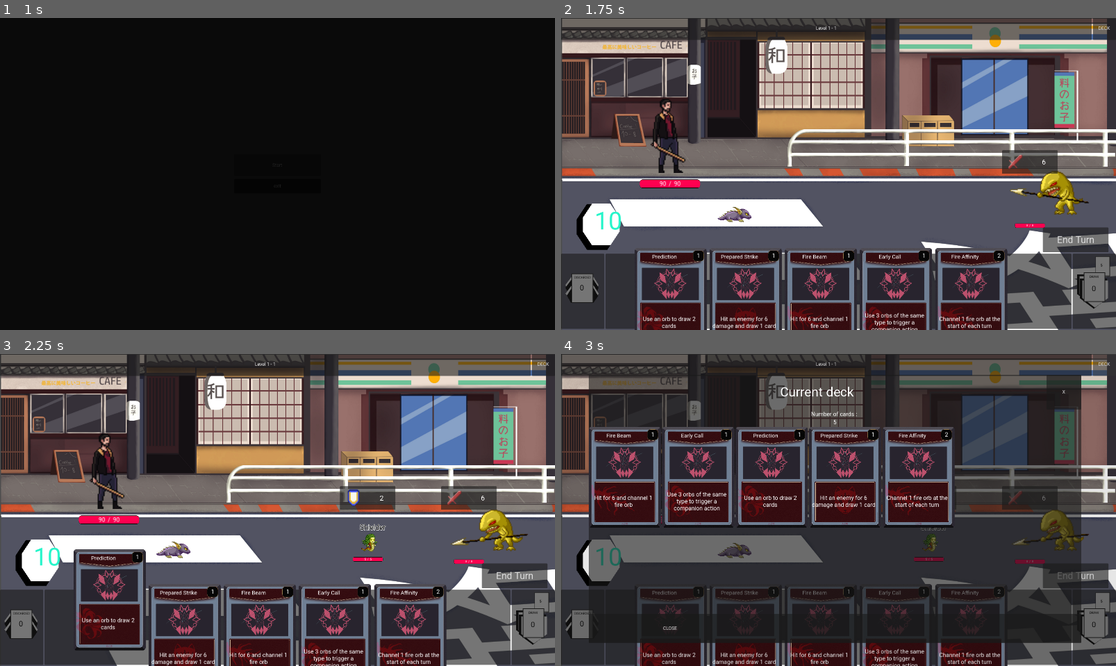
Above: before the commit, frames 1-4 (two rows, left to right).
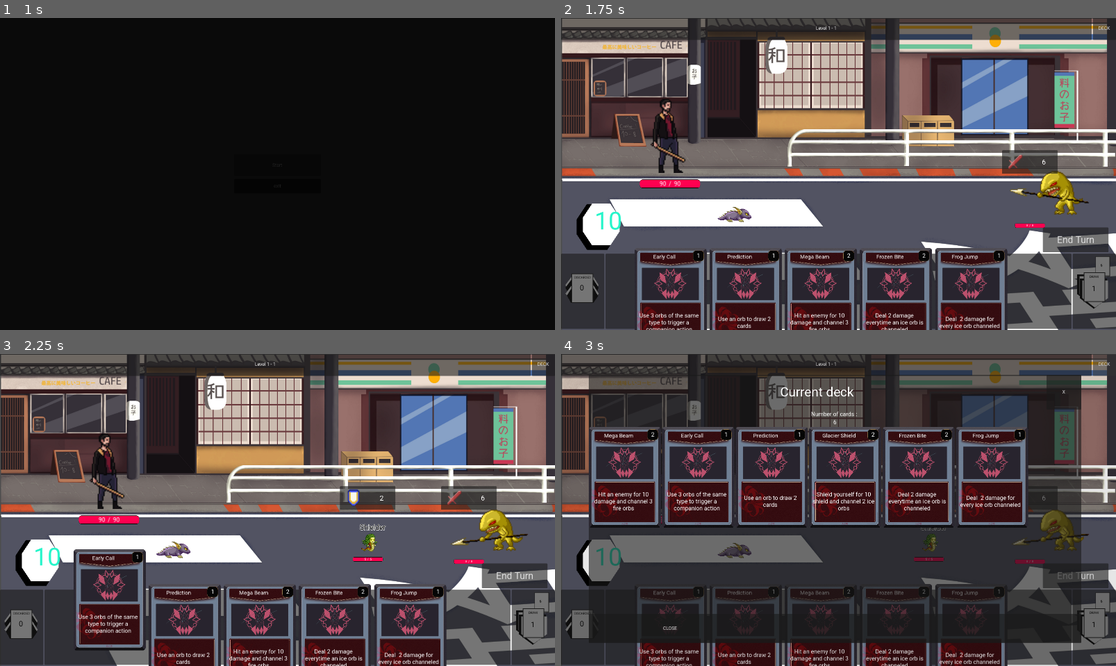
Above: after the commit, the same moments.

Repository: Leosten/card-game
Game: Godot game, scene res://main.tscn
The game is run twice, just before and just after one commit, with the same random seed, the same clock (stepped at 60 frames per second) and the same inputs.
Inputs (mouse positions are in pixels of both pictures, inside the frame that each line leads up to):
- Up to frame 1 (1 s): click "Start" at 0.5 s
- Up to frame 2 (1.75 s): click "End Turn" at 1.25 s
- Up to frame 3 (2.25 s): click (111, 634) at 2.02 s
- Up to frame 4 (3 s): click "DECK" at 2.75 s

Frame 1 is identical in both runs. In frame 2, 1.8% of the frame differs, in the area x 14-98%, y 75-100%; in frame 3, 1.9%; in frame 4, 6.7%, in the area x 5-98%, y 21-100%.

Commit message:
new cards, frozen bite status, fixes, fight cleanup, functional state

Diff:
--- a/Manager/action_manager.gd
+++ b/Manager/action_manager.gd
@@ -43,10 +43,11 @@
 
 		for target in enemies:
 			card_apply_damage_action(battle_state, card, action, target)
+			card.use_special(battle_state, enemy)
 			target.stats_changed.emit()
 			# TODO: enemy dies and action continues ...
 	check_for_everyone_death(battle_state)
-	card.special_effect(battle_state)
+	card.use_special(battle_state)
 	battle_state.player_stats.stats_changed.emit()
 	cost_card_mana(battle_state, card.cost)
 	send_card_used_signal(card)
@@ -92,7 +93,7 @@
 		battle_state.player_stats.companion_stats.reset_channel_orbs(card)
 	if action == CardUtils.action_type.CHANNEL_SPECIAL:
 		battle_state.player_stats.companion_stats.channel_special(card, battle_state)
-
+		#card.use_special(battle_state, null)
 func apply_enemy_action(battle_state: BattleState, action : MonsterAction, enemy : Targetable):
 	enemy.acting.emit(action.type)
 	if action.type == MonsterUtils.action_types.DAMAGE:
--- a/Manager/battle_state.gd
+++ b/Manager/battle_state.gd
@@ -13,3 +13,6 @@
 func replenish_player_mana():
 	CharacterUtils.replenish_mana(player_stats)
 	player_stats.current_mana_changed.emit()
+
+func cleanup_fight():
+	player_stats.cleanup_fight()
--- a/Manager/character_manager.gd
+++ b/Manager/character_manager.gd
@@ -35,7 +35,7 @@
 			print("Character number 0 starting deck")
 			#return ["beam","beam","beam","beam", "defend","defend","defend", "defend","wind_chill","wind_chill","lightning","lightning"]
 			#return ["beam",  "defend", "wind_chill", "lightning", "heal", "fire_beam", "early_call", "prediction", "protect_me", "careful_hit"]
-			return ["fire_beam", "early_call", "prediction", "prepared_strike", "fire_affinity"]
+			return ["mega_beam", "early_call", "prediction", "glacier_shield", "frozen_bite", "frog_jump"]
 			#return ["fire_beam", "early_call", "wind_chill", "protect_me", "careful_hit","lightning"]
 func _get_starting_stats(char_id):
 	match char_id:
--- a/Manager/stage_manager.gd
+++ b/Manager/stage_manager.gd
@@ -27,6 +27,16 @@
 		4:
 			return [level_type.COMMON, level_type.TREASURE, level_type.SPECIAL]
 		5:
+			return [level_type.MINIBOSS]
+		6:
+			return [level_type.SHOP]
+		7:
+			return [level_type.COMMON, level_type.TREASURE]
+		8:
+			return [level_type.COMMON, level_type.MINIBOSS, level_type.TREASURE]
+		9:
+			return [level_type.COMMON, level_type.TREASURE, level_type.SPECIAL]
+		10:
 			return [level_type.BOSS]
 
 func get_stage_possible_monsters(stage) :
--- a/Manager/status_manager.gd
+++ b/Manager/status_manager.gd
@@ -35,6 +35,8 @@
 			return FireAffinityStatus.new(owner_entity, stacks)
 		StatusUtils.names.REGEN:
 			return null
+		StatusUtils.names.FROZEN_BITE:
+			return FrozenBiteStatus.new(owner_entity, stacks)
 		_:
 			push_warning("Unknown status ID: %s" % status_name)
 			return null
@@ -74,3 +76,6 @@
 
 func get_statuses() -> Dictionary:
 	return _statuses
+
+func cleanup_fight():
+	clear_all()
--- a/Manager/ui_manager.gd
+++ b/Manager/ui_manager.gd
@@ -45,6 +45,8 @@
 			return get_icon_by_name('protect')
 		StatusUtils.names.FIRE_AFFINITY:
 			return get_icon_by_name('up_buff')
+		StatusUtils.names.FROZEN_BITE:
+			return get_icon_by_name('up_buff')
 	return null
 
 func get_monster_action_icon(action_type : MonsterUtils.action_types):
--- a/Resources/Cards/0/defend.tres
+++ b/Resources/Cards/0/defend.tres
@@ -8,17 +8,13 @@
 character_deck = 1
 hand_position = null
 name = "Defend"
-damage = 8
 damage_modifier = null
 heal = null
-shield = 8
+shield = 9
 actions = null
-status_effects = null
-buffs = null
 description = "add {shield} shield"
 cost = 2
 allowed_targets = null
-drawable = false
 tier = 3
 type = 1
 metadata/_custom_type_script = "uid://cqcdxav3ke5ma"
--- /dev/null
+++ b/Resources/Cards/0/elemental_shield.gd
@@ -0,0 +1,12 @@
+extends CardData
+
+func _init():
+	actions = [CardUtils.action_type.CHANNEL_REMOVE, CardUtils.action_type.SHIELD]
+	allowed_targets = [CardUtils.targets.SELF, CardUtils.targets.ALLY]
+
+func channel_remove(orbs: Array[CardUtils.magic_type]):
+	orbs = CompanionUtils.remove_last_orb_channeled(orbs)
+	return orbs
+
+func conditions_check(battle_state : BattleState) -> bool:
+	return CompanionUtils.orbs_not_empty(battle_state.player_stats.companion_stats.channel_orbs)
--- /dev/null
+++ b/Resources/Cards/0/elemental_shield.tres
@@ -0,0 +1,14 @@
+[gd_resource type="Resource" format=3 uid="uid://cgs7wtxpc5j8x"]
+
+[ext_resource type="Script" uid="uid://oqtj3jsyq2v7" path="res://Resources/Cards/0/elemental_shield.gd" id="1_hsiit"]
+
+[resource]
+script = ExtResource("1_hsiit")
+name = "Elemental Shield"
+shield = 20
+description = "Use an orb to protect yourself for {shield} shield"
+cost = 2
+magic_type = 2
+tier = 1
+type = 3
+metadata/_custom_type_script = "uid://cqcdxav3ke5ma"
--- a/Resources/Cards/0/fire_beam.gd
+++ b/Resources/Cards/0/fire_beam.gd
@@ -6,4 +6,4 @@
 
 func channel_add() -> Array[CardUtils.magic_type]:
 	#return [CardUtils.magic_type.FIRE]
-	return [CardUtils.magic_type.FIRE,CardUtils.magic_type.FIRE,CardUtils.magic_type.FIRE]
+	return [CardUtils.magic_type.FIRE]
--- /dev/null
+++ b/Resources/Cards/0/frog_jump.gd
@@ -0,0 +1,16 @@
+extends CardData
+
+func _init():
+	#GameManager.battle_state.player_stats.companion_stats.channeled.connect(on_channeled)
+	actions = [CardUtils.action_type.CHANNEL_SPECIAL]
+	allowed_targets = [CardUtils.targets.ENEMY]
+
+func use_special(battle_state: BattleState, enemy : Targetable = null):
+	if enemy == null:
+		return
+	var companion_stats : ElementalCompanionStats = battle_state.player_stats.companion_stats
+	if companion_stats.ice_count <= 0:
+		return
+	var damage = companion_stats.ice_count * self.damage
+	var final_damage = DamageUtils.calculate_final_damage(damage, battle_state.player_stats, enemy)
+	DamageUtils.apply_damage(final_damage, enemy)
--- /dev/null
+++ b/Resources/Cards/0/frog_jump.tres
@@ -0,0 +1,24 @@
+[gd_resource type="Resource" format=3 uid="uid://cpxofy8csmetn"]
+
+[ext_resource type="Script" uid="uid://sh47yukp35o1" path="res://Resources/Cards/0/frog_jump.gd" id="1_x4q28"]
+
+[resource]
+script = ExtResource("1_x4q28")
+id = null
+character_deck = null
+hand_position = null
+name = "Frog Jump"
+damage = 2
+damage_modifier = null
+heal = null
+shield = null
+draw_value = null
+actions = null
+exhaust = null
+description = "Deal  {damage} damage for every ice orb channeled"
+cost = 1
+allowed_targets = null
+magic_type = 2
+tier = null
+type = 3
+metadata/_custom_type_script = "uid://cqcdxav3ke5ma"
--- /dev/null
+++ b/Resources/Cards/0/frozen_bite.gd
@@ -0,0 +1,7 @@
+extends CardData
+
+func _init():
+	#GameManager.battle_state.player_stats.companion_stats.channeled.connect(on_channeled)
+	actions = [CardUtils.action_type.BUFFS]
+	allowed_targets = [CardUtils.targets.SELF]
+	buffs = [CardStatus.new(StatusUtils.names.FROZEN_BITE, 1)]
--- /dev/null
+++ b/Resources/Cards/0/frozen_bite.tres
@@ -0,0 +1,23 @@
+[gd_resource type="Resource" format=3 uid="uid://b5efg1brgov0e"]
+
+[ext_resource type="Script" uid="uid://bwqx7dohtdbta" path="res://Resources/Cards/0/frozen_bite.gd" id="1_xw7hn"]
+
+[resource]
+script = ExtResource("1_xw7hn")
+id = null
+character_deck = null
+hand_position = null
+name = "Frozen Bite"
+damage = 2
+damage_modifier = null
+heal = null
+shield = null
+draw_value = null
+actions = null
+description = "Deal {damage} damage everytime an ice orb is channeled"
+cost = 2
+allowed_targets = null
+magic_type = 2
+tier = 2
+type = 3
+metadata/_custom_type_script = "uid://cqcdxav3ke5ma"
--- /dev/null
+++ b/Resources/Cards/0/ice_wall.gd
@@ -0,0 +1,8 @@
+extends CardData
+
+func _init():
+	actions = [CardUtils.action_type.SHIELD, CardUtils.action_type.CHANNEL_ADD ]
+	allowed_targets = [CardUtils.targets.SELF]
+
+func channel_add() -> Array[CardUtils.magic_type]:
+	return [CardUtils.magic_type.ICE, CardUtils.magic_type.ICE]
--- /dev/null
+++ b/Resources/Cards/0/ice_wall.tres
@@ -0,0 +1,7 @@
+[gd_resource type="Resource" format=3 uid="uid://fwbqnlk8861v"]
+
+[ext_resource type="Script" uid="uid://cfhaupnv8e8o" path="res://Resources/Cards/0/ice_wall.gd" id="1_hftb6"]
+
+[resource]
+script = ExtResource("1_hftb6")
+metadata/_custom_type_script = "uid://cqcdxav3ke5ma"
--- /dev/null
+++ b/Resources/Cards/0/mega_beam.gd
@@ -0,0 +1,8 @@
+extends CardData
+
+func _init():
+	actions = [CardUtils.action_type.DAMAGE, CardUtils.action_type.CHANNEL_ADD]
+	allowed_targets = [CardUtils.targets.ENEMY]
+
+func channel_add() -> Array[CardUtils.magic_type]:
+	return [CardUtils.magic_type.FIRE,CardUtils.magic_type.FIRE,CardUtils.magic_type.FIRE]
--- /dev/null
+++ b/Resources/Cards/0/mega_beam.tres
@@ -0,0 +1,14 @@
+[gd_resource type="Resource" format=3 uid="uid://cimnkf6gehkc5"]
+
+[ext_resource type="Script" uid="uid://cl0ebn6ewp31n" path="res://Resources/Cards/0/mega_beam.gd" id="1_ky6b6"]
+
+[resource]
+script = ExtResource("1_ky6b6")
+name = "Mega Beam"
+damage = 10
+description = "Hit an enemy for {damage} damage and channel 3 fire orbs"
+cost = 2
+magic_type = 0
+tier = 1
+type = 3
+metadata/_custom_type_script = "uid://cqcdxav3ke5ma"
--- /dev/null
+++ b/Resources/Cards/0/vicious_wind.gd
@@ -0,0 +1,13 @@
+extends CardData
+
+func _init():
+	actions = [CardUtils.action_type.CHANNEL_REMOVE, CardUtils.action_type.STATUS_EFFECTS, CardUtils.action_type.DAMAGE]
+	allowed_targets = [CardUtils.targets.SELF, CardUtils.targets.ALLY]
+	status_effects = [CardStatus.new(StatusUtils.names.STUN, 1)]
+
+func channel_remove(orbs: Array[CardUtils.magic_type]):
+	orbs = CompanionUtils.remove_last_orb_channeled(orbs)
+	return orbs
+
+func conditions_check(battle_state : BattleState) -> bool:
+	return CompanionUtils.orbs_not_empty(battle_state.player_stats.companion_stats.channel_orbs)
--- /dev/null
+++ b/Resources/Cards/0/vicious_wind.tres
@@ -0,0 +1,13 @@
+[gd_resource type="Resource" format=3 uid="uid://cc6gsxni3cxuo"]
+
+[ext_resource type="Script" uid="uid://dqhgbatq2t8g5" path="res://Resources/Cards/0/vicious_wind.gd" id="1_07i6t"]
+
+[resource]
+script = ExtResource("1_07i6t")
+name = "Vicious Wind"
+damage = 6
+description = "Use an orb to deal {damage} damage and channel 1 wind orb"
+magic_type = 1
+tier = 1
+type = 3
+metadata/_custom_type_script = "uid://cqcdxav3ke5ma"
--- /dev/null
+++ b/Resources/Cards/0/wind_blade.tres
@@ -0,0 +1,13 @@
+[gd_resource type="Resource" format=3 uid="uid://b0fdu5xtftwn7"]
+
+[ext_resource type="Script" uid="uid://dc3127qdc1h8v" path="res://Resources/Cards/0/wind_blade.gd" id="1_tgnvk"]
+
+[resource]
+script = ExtResource("1_tgnvk")
+id = 3
+character_deck = 1
+name = "Wind Blade"
+damage = 4
+description = "Apply 2 vulnerable and {damage} damage"
+cost = 3
+metadata/_custom_type_script = "uid://cqcdxav3ke5ma"
--- a/Resources/Cards/0/wind_chill.tres
+++ /dev/null
@@ -1,15 +0,0 @@
-[gd_resource type="Resource" format=3 uid="uid://b0fdu5xtftwn7"]
-
-[ext_resource type="Script" uid="uid://dc3127qdc1h8v" path="res://Resources/Cards/0/wind_chill.gd" id="1_4tg85"]
-[ext_resource type="Script" uid="uid://na2tmdwnj00n" path="res://Utils/card_status.gd" id="1_84d8o"]
-[ext_resource type="Script" uid="uid://dhn0xiicuugoi" path="res://Utils/status_effect.gd" id="3_2nco6"]
-
-[resource]
-script = ExtResource("1_4tg85")
-id = 3
-character_deck = 1
-name = "Wind Chill"
-damage = 4
-description = "Apply 2 vulnerable and {damage} damage"
-cost = 3
-metadata/_custom_type_script = "uid://cqcdxav3ke5ma"
--- a/Resources/Cards/card_data.gd
+++ b/Resources/Cards/card_data.gd
@@ -30,12 +30,12 @@
 
 func use(battle_state : BattleState, enemy):
 	pass
-func useSelf(battle_state : BattleState):
+func use_self(battle_state : BattleState):
 	pass
-func useAll(battle_state : BattleState):
+func use_all(battle_state : BattleState):
 	pass
-func special_effect(battle_state : BattleState):
-	pass
+func use_special(battle_state : BattleState, enemy : Targetable = null) -> void:
+	return
 func channel_add() -> Array[CardUtils.magic_type]:
 	return []
 func channel_remove(channel_orbs: Array[CardUtils.magic_type]) -> Array[CardUtils.magic_type]:
--- a/Resources/Characters/elemental_companion_stats.gd
+++ b/Resources/Characters/elemental_companion_stats.gd
@@ -8,8 +8,9 @@
 signal channel_high_trigger
 signal channel_removed(nb)
 signal channel_reset
-signal channel_special
+signal channel_special_used
 signal use_ceiling_not_reached
+signal ice_channeled
 
 @export var channel_orbs : Array[CardUtils.magic_type]= []
 @export var max_channel_orbs = 5
@@ -47,15 +48,19 @@
 
 func _add_count(orb_type : CardUtils.magic_type):
 	add_count(orb_type)
+
+	if (orb_type == CardUtils.magic_type.ICE):
+		ice_channeled.emit()
+
 	channeled.emit()
 
 func channel_remove(card : CardData):
 	channel_orbs = card.channel_remove(channel_orbs)
 	channel_removed.emit()
 
-func channel_special_effect(card : CardData, battle_state : BattleState):
-	channel_orbs = card.special_effect(battle_state)
-	channel_special.emit()
+func channel_special(card : CardData, battle_state : BattleState):
+	#channel_orbs = card.special_effect(battle_state)
+	channel_special_used.emit()
 
 func reset_channel_orbs():
 	channel_orbs.clear()
@@ -166,3 +171,8 @@
 		var status = CardStatus.new(StatusUtils.names.VULNERABLE, 2)
 		monster.status_manager.apply_status([status])
 		monster.statused.emit()
+
+func cleanup_fight():
+	channel_orbs.clear()
+	reset_count()
+	channel_reset.emit()
--- a/Resources/Characters/player_stats.gd
+++ b/Resources/Characters/player_stats.gd
@@ -6,6 +6,7 @@
 
 @export var current_mana : int = 5
 @export var max_mana : int = 5
+@export var initial_draw_value = 5
 @export var draw_value : int = 5
 @export var level_progression: int = 0
 @export var stage_progression: int = 0
@@ -15,3 +16,9 @@
 @export var items = []
 
 var companion_stats : CompanionStats
+
+func cleanup_fight():
+	status_manager.cleanup_fight()
+	current_mana = max_mana
+	draw_value = initial_draw_value
+	companion_stats.cleanup_fight()
--- /dev/null
+++ b/Resources/Statuses/frozen_bite_status.gd
@@ -0,0 +1,17 @@
+class_name FrozenBiteStatus
+extends Status
+
+var damage = 2
+
+func _init(target : Targetable, initial_stacks : int) -> void:
+	super(target, initial_stacks)
+	type = StatusUtils.names.FROZEN_BITE
+	GameManager.battle_state.player_stats.companion_stats.ice_channeled.connect(_on_ice_channeled)
+
+func _on_ice_channeled():
+	var monsters = GameManager.battle_state.level_monsters
+	for monster in monsters:
+		print("monster ", monster.name, " attacked")
+		var ice_damage = stacks * damage
+		var final_damage = DamageUtils.calculate_final_damage(ice_damage, GameManager.battle_state.player_stats, monster)
+		DamageUtils.apply_damage(final_damage, monster)
--- a/Utils/status_utils.gd
+++ b/Utils/status_utils.gd
@@ -10,7 +10,8 @@
 	VULNERABLE,
 	FIRE_AFFINITY,
 	ICE_AFFINITY,
-	WIND_AFFINITY
+	WIND_AFFINITY,
+	FROZEN_BITE
 }
 
 static func apply_strength_modifier(damage, stacks):
--- a/View/Cards/card_hud.gd
+++ b/View/Cards/card_hud.gd
@@ -209,6 +209,6 @@
 	card.hovering = false
 	hovered_card = null
 
-func cleanup_combat():
+func cleanup_fight():
 	await discard_all()
 	CardAnimationManager.clean_tweens(displayed_hand)
--- a/battle.gd
+++ b/battle.gd
@@ -164,13 +164,15 @@
 	enemy_turn = false
 
 func victory():
-	await _cleanup_combat()
+	await _cleanup_fight()
 	var victory_screen = load("res://View/Menu/victory_window.tscn")
 	center_window.add_child(victory_screen.instantiate())
 	print("victory screen display")
 
-func _cleanup_combat():
-	await card_hand_hud.cleanup_combat()
+func _cleanup_fight():
+	battle_state.cleanup_fight()
+	await card_hand_hud.cleanup_fight()
+
 	# status effects
 	# exhausted cards
 	# clear hands/draw
Not shown, added: Resources/Cards/0/elemental_shield.gd.uid
Not shown, added: Resources/Cards/0/frog_jump.gd.uid
Not shown, added: Resources/Cards/0/frozen_bite.gd.uid
Not shown, added: Resources/Cards/0/ice_wall.gd.uid
Not shown, added: Resources/Cards/0/mega_beam.gd.uid
Not shown, added: Resources/Cards/0/vicious_wind.gd.uid
Renamed: Resources/Cards/0/wind_chill.gd -> Resources/Cards/0/wind_blade.gd
Renamed: Resources/Cards/0/wind_chill.gd.uid -> Resources/Cards/0/wind_blade.gd.uid
Not shown, added: Resources/Statuses/frozen_bite_status.gd.uid
